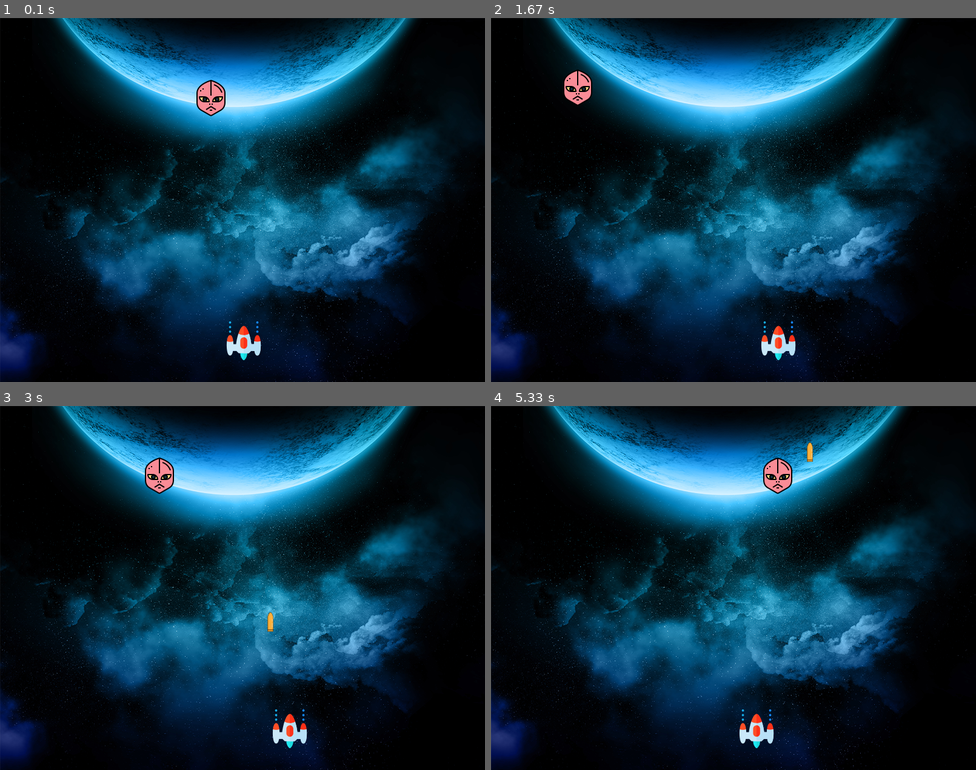
Above: before the commit, frames 1-4 (two rows, left to right).
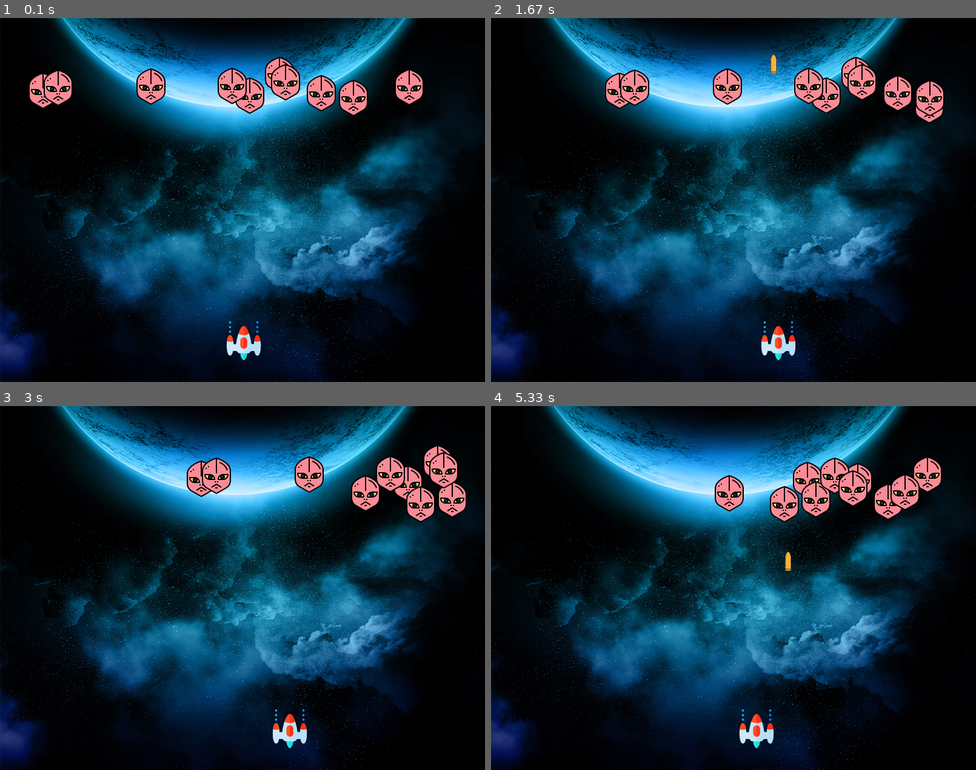
Above: after the commit, the same moments.

Repository: amithaisuru/freecodecamp-pygame-spaceInvador
Game: pygame game, started from main.py
The game is run twice, just before and just after one commit, with the same random seed, the same clock (stepped at 60 frames per second) and the same inputs.
Inputs:
- Up to frame 1 (0.1 s): no input
- Up to frame 2 (1.67 s): hold Right 0.33-0.8 s; hold Right 0.83-1.3 s; tap Space at 0.9, 1.2, 1.4 s; hold Left from 1.33 s (still down)
- Up to frame 3 (3 s): tap Space at 1.7, 1.97, 2.27, 2.4, 2.7 s; release Left at 1.87 s; hold Left 1.9-2.3 s; hold Right 2.33-2.97 s
- Up to frame 4 (5.33 s): hold Left 3-3.47 s; tap Space at 3.07, 3.37, 3.57, 3.87, 4.07, 4.37, 4.57, 4.87, 5.13 s; hold Right 3.5-3.97 s; hold Right 4-4.47 s; hold Left 4.5-5.03 s; hold Left from 5.07 s (still down)

The runs differ from the first frame. In frame 1, 4.2% of the frame differs, in the area x 6-88%, y 10-27%; in frame 2, 3.9%; in frame 3, 3.9%; in frame 4, 4.2%.

Commit message:
multiple enemies added

Diff:
--- a/main.py
+++ b/main.py
@@ -26,14 +26,22 @@
     #blit method draws the image
 
 #enemy
-enemyImg = pygame.image.load('assets/enemy.png')
-enemyX = random.randint(20,WIDTH-85)
-enemyY = random.randint(50,100)
+enemyImg = []
+enemyX = []
+enemyY = []
+enemyXChange = []
+numOfEnemies = 10
 enemyXOffset = 1.5
 enemyYOffset = 30
 
-def enemy(x,y):
-    screen.blit(enemyImg, (x,y))
+for i in range(numOfEnemies):
+    enemyImg.append(pygame.image.load('assets/enemy.png'))
+    enemyX.append(random.randint(20,WIDTH-85))
+    enemyY.append(random.randint(50,100))
+    enemyXChange.append(enemyXOffset)
+
+def enemy(x,y,i):
+    screen.blit(enemyImg[i], (x,y))
 
 
 #bullet
@@ -56,7 +64,6 @@
     return False
 
 playerXChange = 0 #pixels
-enemyXChange = enemyXOffset #pixels
 score = 0
 #game loop
 running = True
@@ -94,15 +101,27 @@
     player(playerX, playerY)
 
     #enemy
-    enemyX += enemyXChange
-    #check enemy boundary
-    if enemyX < 0:
-        enemyXChange = enemyXOffset
-        enemyY+=enemyYOffset
-    if enemyX+64 > WIDTH: #64 is player image width
-        enemyXChange = -enemyXOffset
-        enemyY+=enemyYOffset
-    enemy(enemyX, enemyY)
+    for i in range(numOfEnemies):
+        enemyX[i] += enemyXChange[i]
+        #check enemy boundary
+        if enemyX[i] < 0:
+            enemyXChange[i] = enemyXOffset
+            enemyY[i]+=enemyYOffset
+        if enemyX[i]+64 > WIDTH: #64 is player image width
+            enemyXChange[i] = -enemyXOffset
+            enemyY[i]+=enemyYOffset
+
+        #bullet collision with enemy
+        if isCollision(bulletX, bulletY, enemyX[i], enemyY[i]):
+            bulletY = playerY
+            enemyX[i] = random.randint(20,WIDTH-85)
+            enemyY[i] = random.randint(50, 100)
+            enemy(enemyX[i], enemyY[i], i)
+            bulletState = "ready"
+            score += 1
+            print(score)
+
+        enemy(enemyX[i], enemyY[i], i)
 
     #bullet
     if bulletState == "fire":
@@ -113,14 +132,5 @@
         bulletY = playerY
         bulletState = "ready"
 
-    #bullet collision with enemy
-    if isCollision(bulletX, bulletY, enemyX, enemyY):
-        bulletY = playerY
-        enemyX = random.randint(20,WIDTH-85)
-        enemyY = random.randint(50, 100)
-        enemy(enemyX, enemyY)
-        bulletState = "ready"
-        score += 1
-        print(score)
 
     pygame.display.update()
